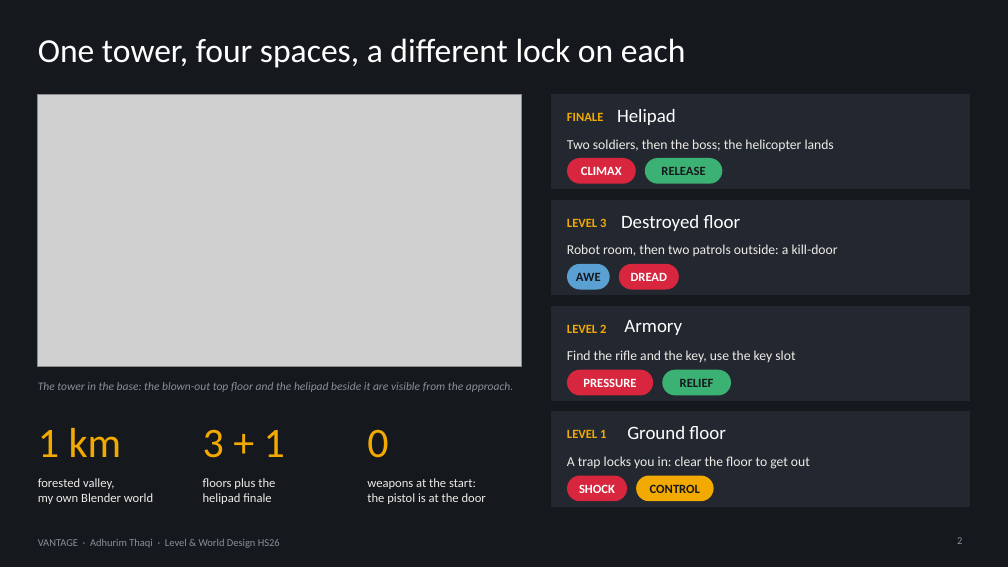
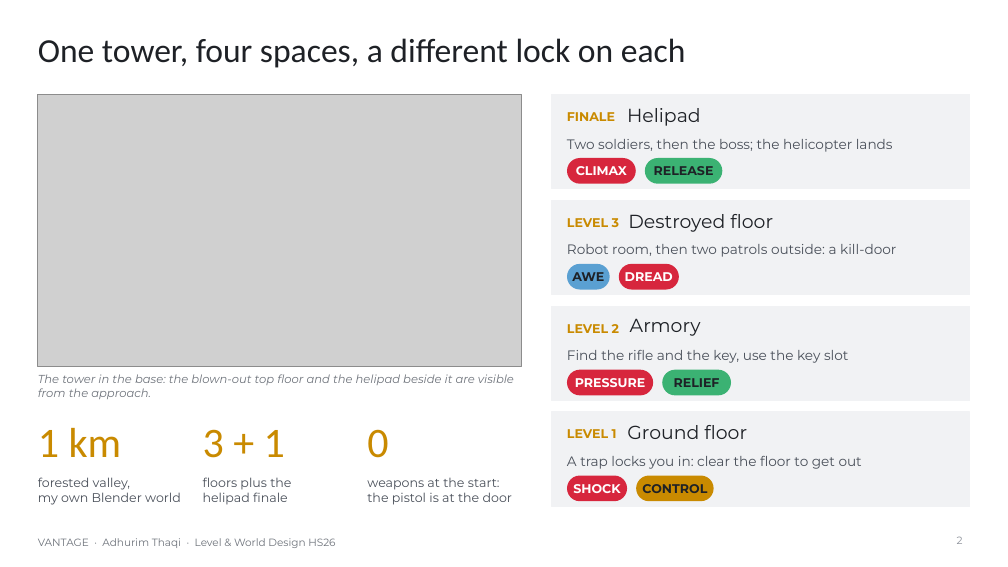
Before and after one commit to AdhurimThaqi/vantage-level-world-design, a slide deck: slide 2 of PaperDocumentation-/Presentation/VANTAGE_Presentation.pptx. Drawn at 1008x567 pixels with LibreOffice and Linux fonts; fonts in the diff are those of the drawing; grey boxes stand for pictures. Boxes give left, top, right and bottom in pixels: in the first picture for what was removed or moved away, otherwise in the second. Text is boxed around its words. In the diff, an @@ line names an element or a change of style, - is before the commit and + after.

```diff
--- a/PaperDocumentation-/Presentation/VANTAGE_Presentation.pptx
+++ b/PaperDocumentation-/Presentation/VANTAGE_Presentation.pptx
@@ background #15181D to #FFFFFF @@
@@ title "One tower, four spaces, a ..." at [38, 38, 686, 68]: text colour #FFFFFF to #1E2126 @@
@@ font Calibri to Montserrat, text colour #FFFFFF to #1E2126 in 4 elements at [627, 425, 747, 439], [630, 318, 701, 336], [628, 214, 773, 232], [627, 108, 701, 126] @@
@@ text "Helipad": place and size @@
-text "Helipad" at [617, 109, 676, 125]
+text "Helipad" at [627, 108, 701, 126]
@@ text "The tower in the base: ..." at [38, 374, 514, 399]: font Calibri to Montserrat, text colour #8A8F98 to #6E737B @@
@@ font Calibri to Montserrat, text colour #15181D to #1E2126 in 3 elements at [645, 158, 722, 184], [567, 264, 609, 290], [662, 370, 731, 395] @@
@@ text colour #F2A900 to #C98A00 in 3 elements at [38, 428, 122, 457], [203, 429, 285, 458], [367, 429, 388, 458] @@
@@ fill #232830 to #F1F2F4; outline #232830 1 pt to #F1F2F4 1 pt in 4 elements at [552, 95, 970, 189], [552, 200, 970, 295], [552, 306, 970, 401], [552, 412, 970, 507] @@
@@ font Calibri to Montserrat, text colour #F2A900 to #C98A00 in 4 elements at [567, 112, 615, 121], [567, 218, 619, 227], [567, 324, 619, 333], [567, 429, 617, 438] @@
@@ font Calibri to Montserrat, text colour #EDEBE6 to #4A505A in 7 elements at [38, 477, 181, 505], [203, 477, 291, 505], [367, 478, 512, 505], [567, 139, 893, 152], [567, 244, 896, 257], [567, 350, 848, 363], [567, 456, 862, 469] @@
@@ rounded rectangle "CONTROL" at [636, 476, 713, 501]: font Calibri to Montserrat, text colour #15181D to #1E2126; fill #F2A900 to #C98A00 @@
@@ text "VANTAGE · Adhurim Thaqi · ..." at [38, 538, 335, 548]: font Calibri to Montserrat, text colour #8A8F98 to #6E737B @@
@@ font Calibri to Montserrat in 5 elements at [567, 158, 636, 184], [619, 264, 680, 290], [567, 370, 653, 395], [567, 476, 628, 501], [957, 536, 963, 544] @@
```
Also in this commit, not shown: 8 other slides changed, 1 other file.
